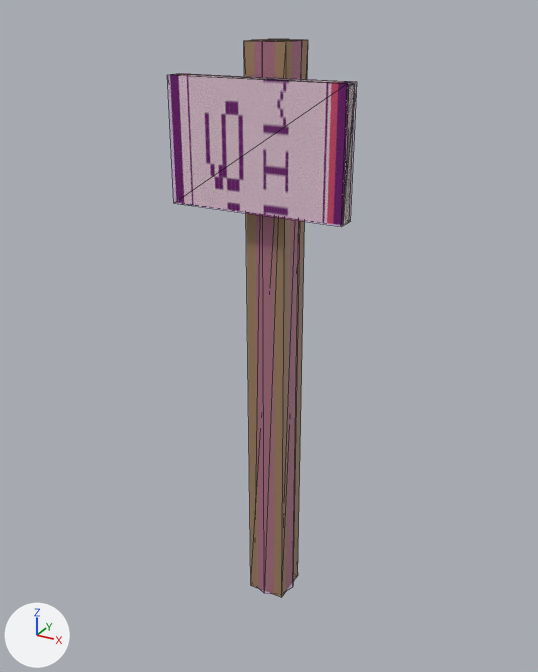
Two versions of the COLLADA model beamng-props/mile-marker/export/dae/milemarker_099.dae, one commit apart.
Rendered twice from a 50 mm lens placed at (0.801, -1.489, 1.51), pointed at (-0.013, -0.008, 0.77). Arrows for +X, +Y and +Z are at lower left; the lights stay in place. The older version comes first. Mesh edges are drawn as thin lines. Where no turn or scale is listed for an object, it has been applied to the vertices.

Objects in the first picture: 'Colmesh_post-1', 'Colmesh_sign-1', 'post', 'sign'.
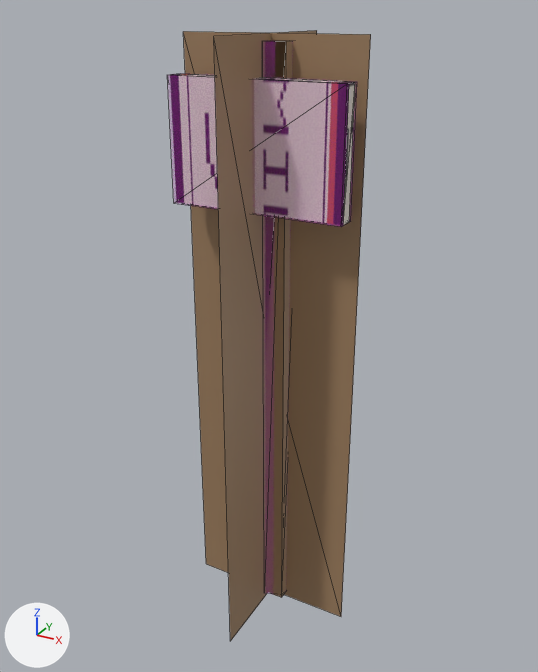
The newer file is also turned or shifted as a whole; pictures and numbers use the older file's frame.

Changed parts and their boxes [x1, y1, x2, y2] in the pictures (538 x 672 px):
'milemarker_099_a50', added (brown)
    after: [183, 30, 371, 641]
'post', deleted (brown)
    before: [244, 39, 308, 598]
'milemarker_099_a800', now drawn
    after: [171, 40, 355, 598]
    faces in mat_wood_098 (brown #a08161): [269, 40, 292, 598]
    faces in mat_sign_098 (picture img_mile_099_png): [171, 74, 355, 225]
'sign', deleted
    before: [173, 74, 355, 225]

Diff of the bpy script that builds the scene:
```diff
--- a/beamng-props/mile-marker/export/dae/milemarker_099.dae.py
+++ b/beamng-props/mile-marker/export/dae/milemarker_099.dae.py
@@ me_milemarker_099_a800 @@
+me_milemarker_099_a800.from_pydata(...)  # a box spanning x -0.05..0.05, y -0.05..0.05, z 0.0..1.45, material slot 0; a box spanning x -0.21..0.21, y -0.095..-0.065, z 1.1..1.38, material slot 1
+me_milemarker_099_a800.materials.append(mat_wood_098)  # brown #a08161
+me_milemarker_099_a800.materials.append(mat_sign_098)  # picture img_mile_099_png
@@ me_milemarker_099_a50 @@
+me_milemarker_099_a50.from_pydata([(-0.22, 0.0, -0.014), (0.22, 0.0, -0.014), (0.22, 0.0, 1.464), (-0.22, 0.0, 1.464), (0.0, -0.22, -0.014), (0.0, 0.22, -0.014), (0.0, 0.22, 1.464), (0.0, -0.22, 1.464)], [], [(1, 3, 0), (5, 7, 4), (1, 2, 3), (5, 6, 7)])
+me_milemarker_099_a50.materials.append(mat_wood_098)  # brown #a08161
@@ ob_milemarker_099_a800 @@
-ob_milemarker_099_a800 = bpy.data.objects.new('milemarker_099_a800', None)
+ob_milemarker_099_a800 = bpy.data.objects.new('milemarker_099_a800', me_milemarker_099_a800)
 ob_milemarker_099_a800.parent = ob_start01
@@ ob_post @@
-ob_post = bpy.data.objects.new('post', me_cube)
-ob_post.location = (0.0, 0.0, 0.725)
@@ ob_sign @@
-ob_sign = bpy.data.objects.new('sign', me_cube_001)
-ob_sign.location = (0.0, -0.08, 1.24)
@@ ob_milemarker_099_a50 @@
+ob_milemarker_099_a50 = bpy.data.objects.new('milemarker_099_a50', me_milemarker_099_a50)
+ob_milemarker_099_a50.location = (0.0, -0.022, 0.0)
```
